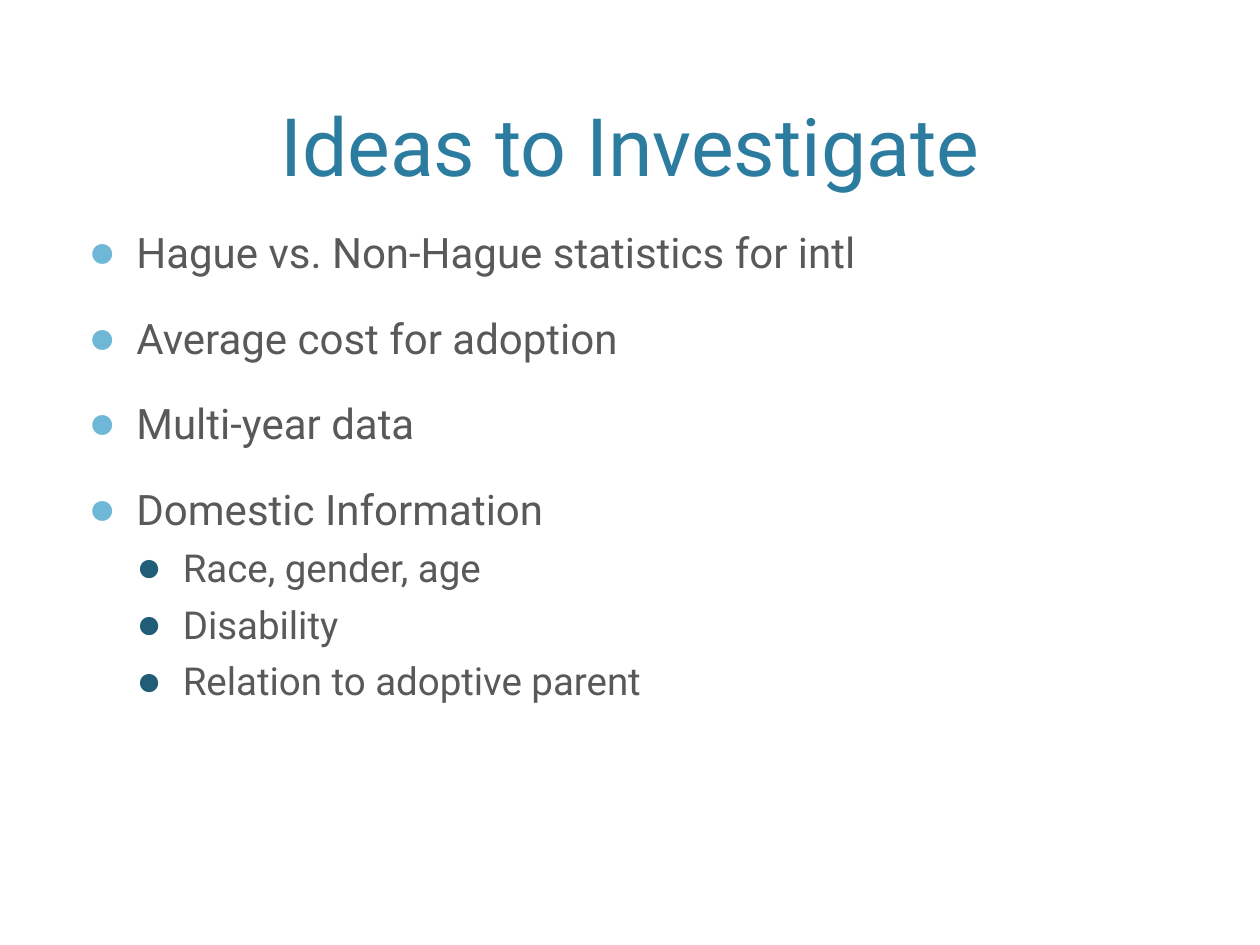
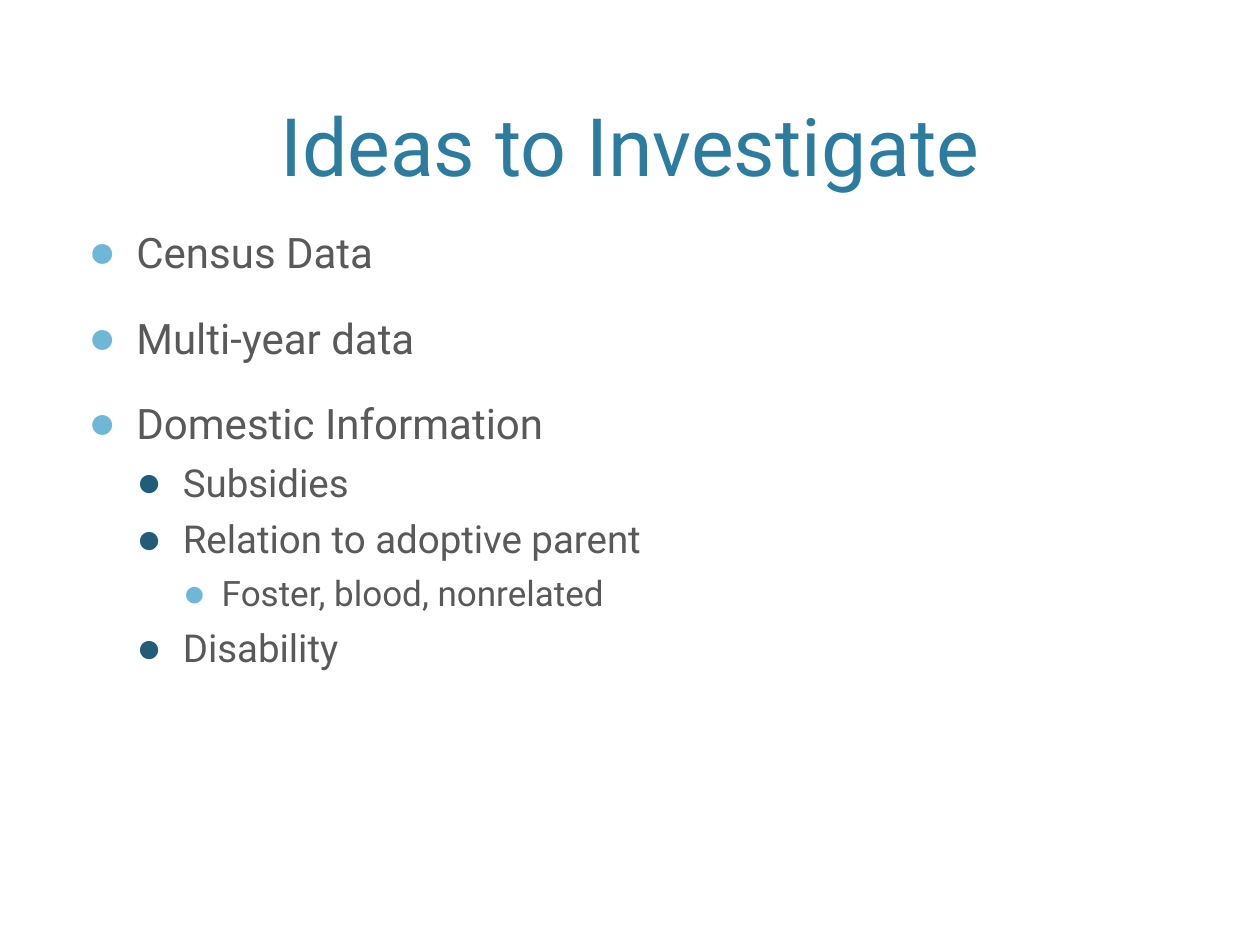
Before and after one commit to mgreese/Dat6-students, a slide deck: slide 17 of reese/Adoption_Presentation.pptx (slide 6 before the commit). Drawn at 1260x945 pixels with LibreOffice and Linux fonts; fonts in the diff are those of the drawing; background and template pictures are left out. Boxes give left, top, right and bottom in pixels: in the first picture for what was removed or moved away, otherwise in the second. Text is boxed around its words. In the diff, an @@ line names an element or a change of style, - is before the commit and + after.

Commit message:
Uploaded final presentation

```diff
--- a/reese/Adoption_Presentation.pptx
+++ b/reese/Adoption_Presentation.pptx
@@ text at box(136, 237, 373, 269): text changed @@
-● Hague vs. Non-Hague statistics for intl
-● Average cost for adoption
+● Census Data
@@ text at box(183, 468, 640, 611): text changed @@
-  ● Race, gender, age
+  ● Subsidies
+  ● Relation to adoptive parent
+    ● Foster, blood, nonrelated
@@ text at box(183, 666, 640, 703): paragraph removed @@
-  ● Relation to adoptive parent
```
Also in this commit, not shown: 1 other slide changed, 11 slides added, 1 other file.
